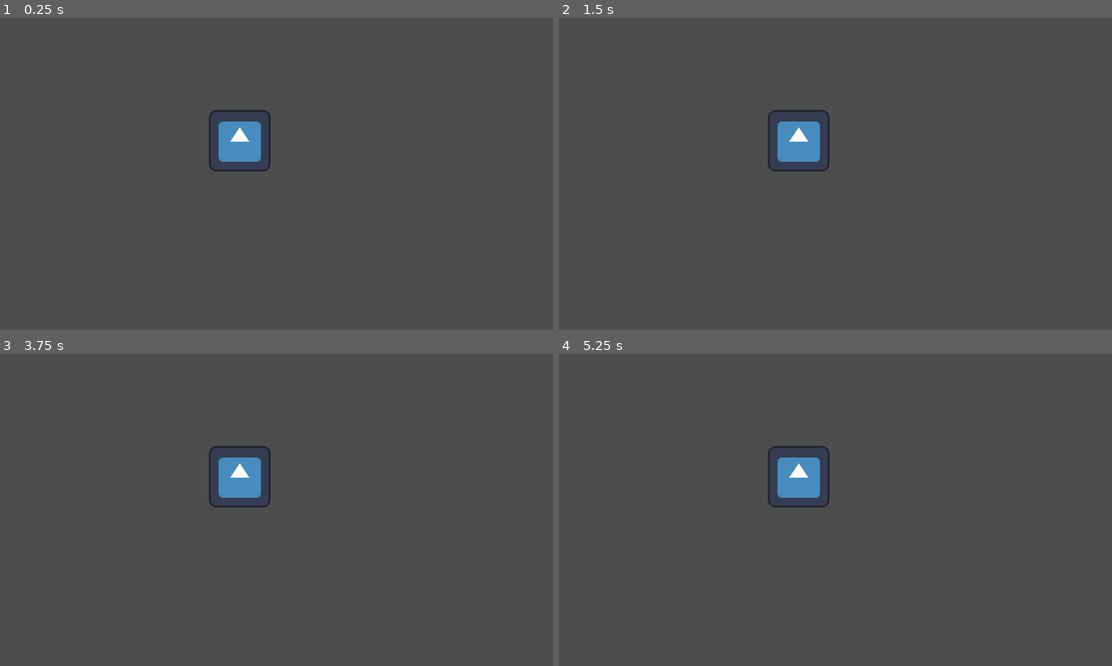
Above: before the commit, frames 1-4 (two rows, left to right).
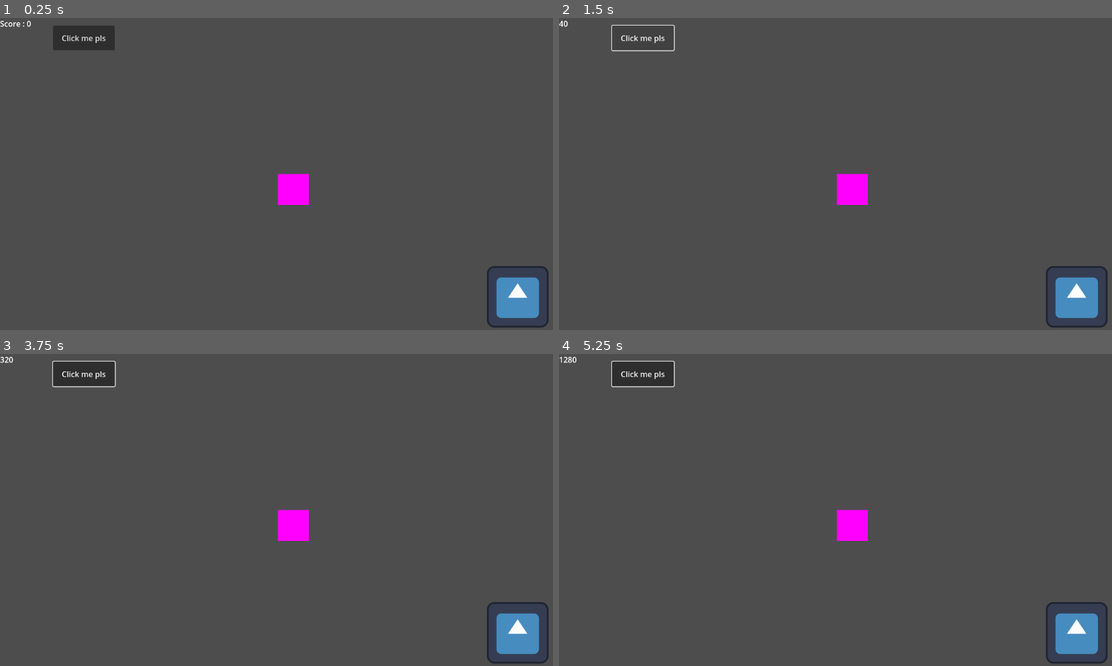
Above: after the commit, the same moments.

Repository: TrennaGiacomo/GayJam2025
Game: Godot game, scene res://game.tscn
Same seed, same stepped clock (60 frames per second), same inputs: the game is played once before the commit and once after it. Before the commit the project starts from res://skilift/skilift.tscn. The engine's default icon, where the game draws it, is replaced by a stand-in: a white triangle on a blue panel in a dark square.
Inputs (mouse positions are in pixels of both pictures, inside the frame that each line leads up to):
- Up to frame 1 (0.25 s): no input
- Up to frame 2 (1.5 s): click (641, 36) at 0.5 s, where only the run after the commit has a clickable "Click me pls"; click (641, 36) at 1.25 s, where only the run after the commit has a clickable "Click me pls"
- Up to frame 3 (3.75 s): click (82, 372) at 2 s, where only the run after the commit has a clickable "Click me pls"; tap Enter at 2.75 s; move the mouse to (398, 494) at 2.77 s; click (398, 494) at 2.92 s; tap Space at 3.5 s; drag from (165, 525) to (248, 572) at 3.52 s
- Up to frame 4 (5.25 s): tap Enter at 4.25 s; move the mouse to (890, 441) at 4.27 s; click (890, 441) at 4.42 s; tap Space at 5 s; drag from (807, 572) to (669, 463) at 5.02 s

The runs differ from the first frame. In frame 1, 4.0% of the frame differs, in the area x 0-100%, y 0-100%; in frame 2, 3.4%; in frame 3, 4.1%; in frame 4, 4.1%.

Commit message:
Main scene made

Diff:
--- /dev/null
+++ b/gayjam2025/game.tscn
@@ -0,0 +1,20 @@
+[gd_scene load_steps=5 format=3 uid="uid://w81635vhhmj"]
+
+[ext_resource type="PackedScene" uid="uid://77nvr0u3unc0" path="res://characters/guy.tscn" id="1_4xp02"]
+[ext_resource type="PackedScene" uid="uid://n46rv3rp16p8" path="res://skilift/skilift.tscn" id="2_nm3s0"]
+[ext_resource type="PackedScene" uid="uid://y1jt16w2al1j" path="res://hud.tscn" id="3_8hwvo"]
+
+[sub_resource type="PlaceholderTexture2D" id="PlaceholderTexture2D_64fcf"]
+resource_local_to_scene = true
+size = Vector2(64, 64)
+
+[node name="Game" type="Node2D"]
+
+[node name="Guy" parent="." instance=ExtResource("1_4xp02")]
+texture = SubResource("PlaceholderTexture2D_64fcf")
+
+[node name="skilift" parent="." instance=ExtResource("2_nm3s0")]
+
+[node name="Camera2D" type="Camera2D" parent="."]
+
+[node name="HUD" parent="." instance=ExtResource("3_8hwvo")]
--- a/gayjam2025/project.godot
+++ b/gayjam2025/project.godot
@@ -11,6 +11,6 @@
 [application]
 
 config/name="GayJam2025"
-run/main_scene="res://skilift/skilift.tscn"
+run/main_scene="res://game.tscn"
 config/features=PackedStringArray("4.3", "Forward Plus")
 config/icon="res://icon.svg"
